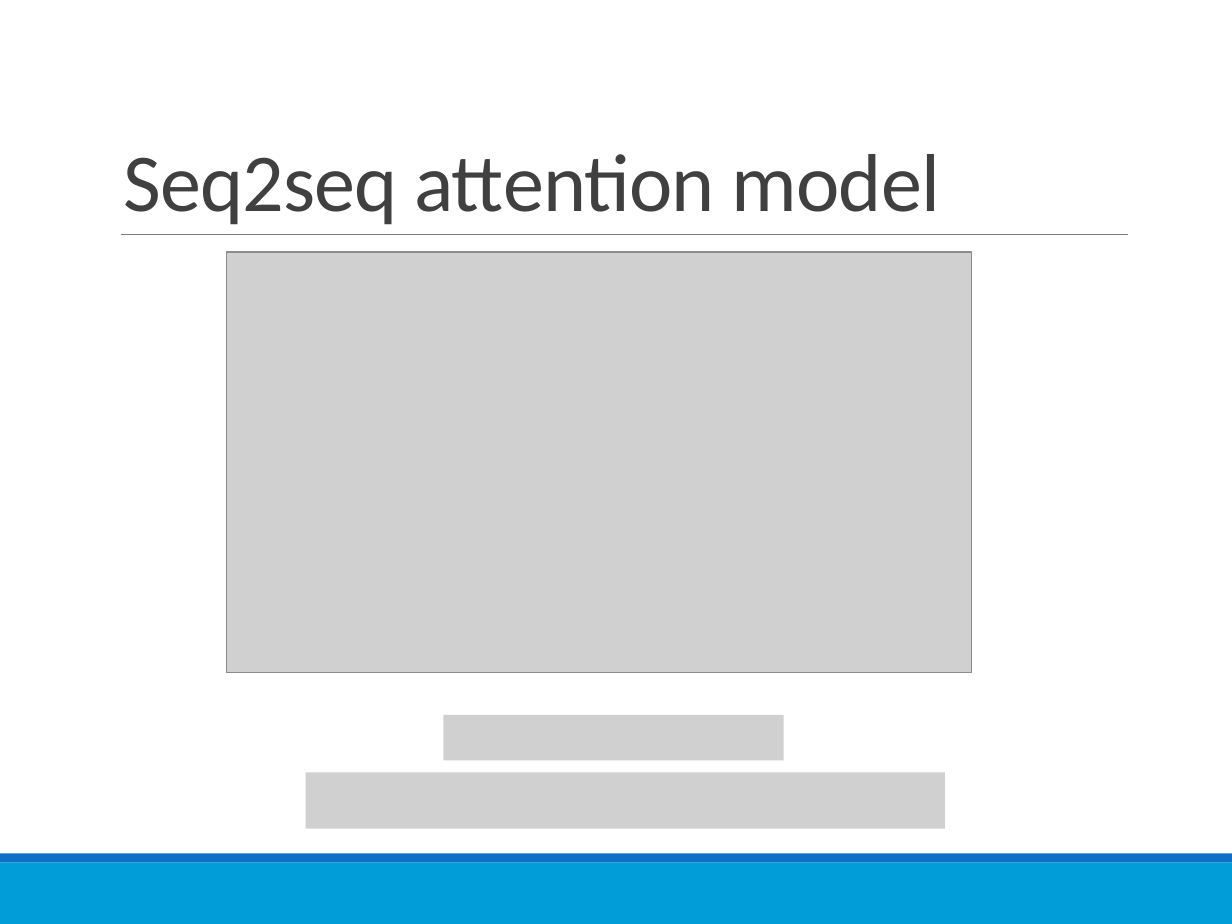
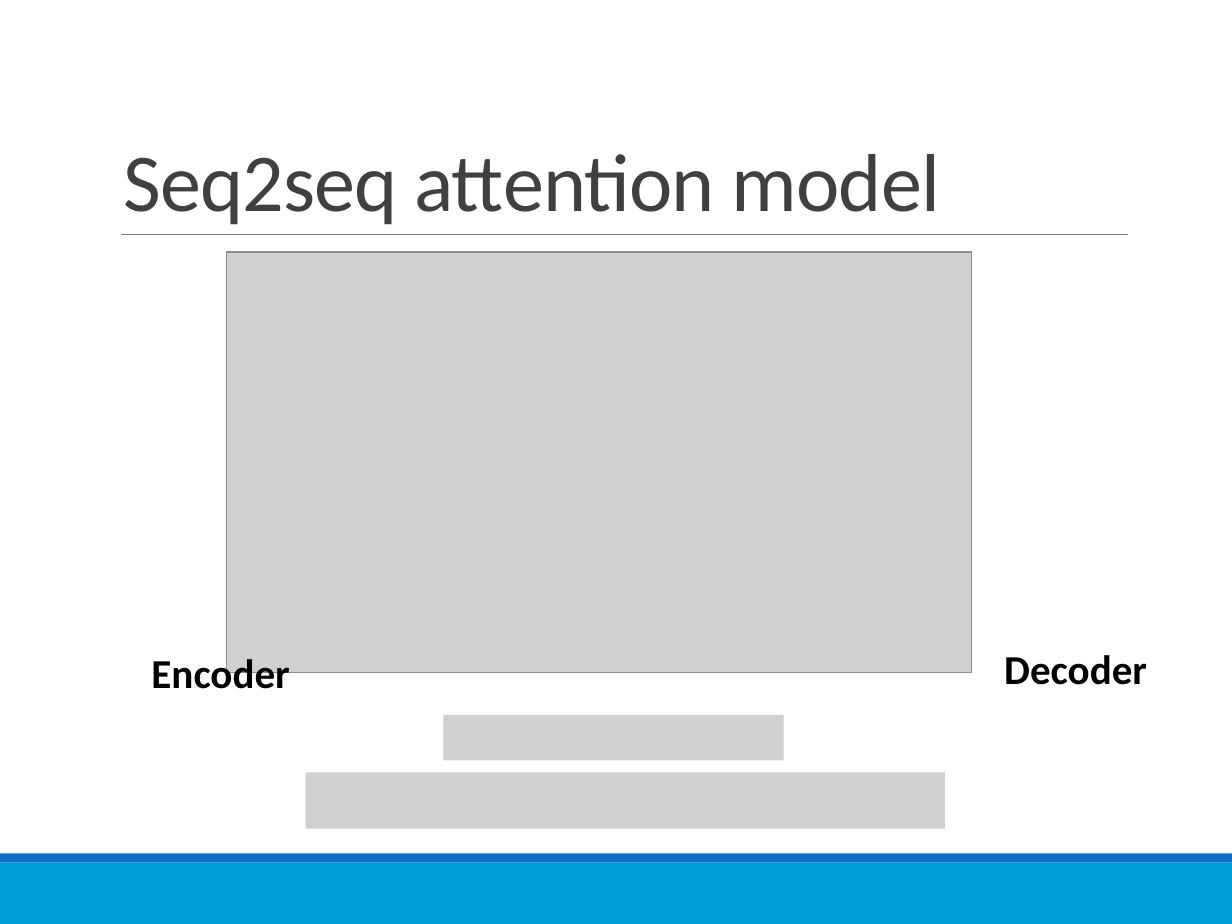
Before and after one commit to richardxiong/dnnQuery, a slide deck: slide 10 of dnnQuery.pptx (slide 11 before the commit). Drawn at 1232x924 pixels with LibreOffice and Linux fonts; fonts in the diff are those of the drawing; grey boxes stand for pictures. Boxes give left, top, right and bottom in pixels: in the first picture for what was removed or moved away, otherwise in the second. Text is boxed around its words. In the diff, an @@ line names an element or a change of style, - is before the commit and + after.

```diff
--- a/dnnQuery.pptx
+++ b/dnnQuery.pptx
@@ text added at <box>151,654,289,689</box>, 24 pt, text #000000, bold @@
+Encoder
@@ text added at <box>1004,655,1147,685</box>, 24 pt, text #000000, bold @@
+Decoder
```
Also in this commit, not shown: 11 other slides changed, 2 slides added, 16 other files.
